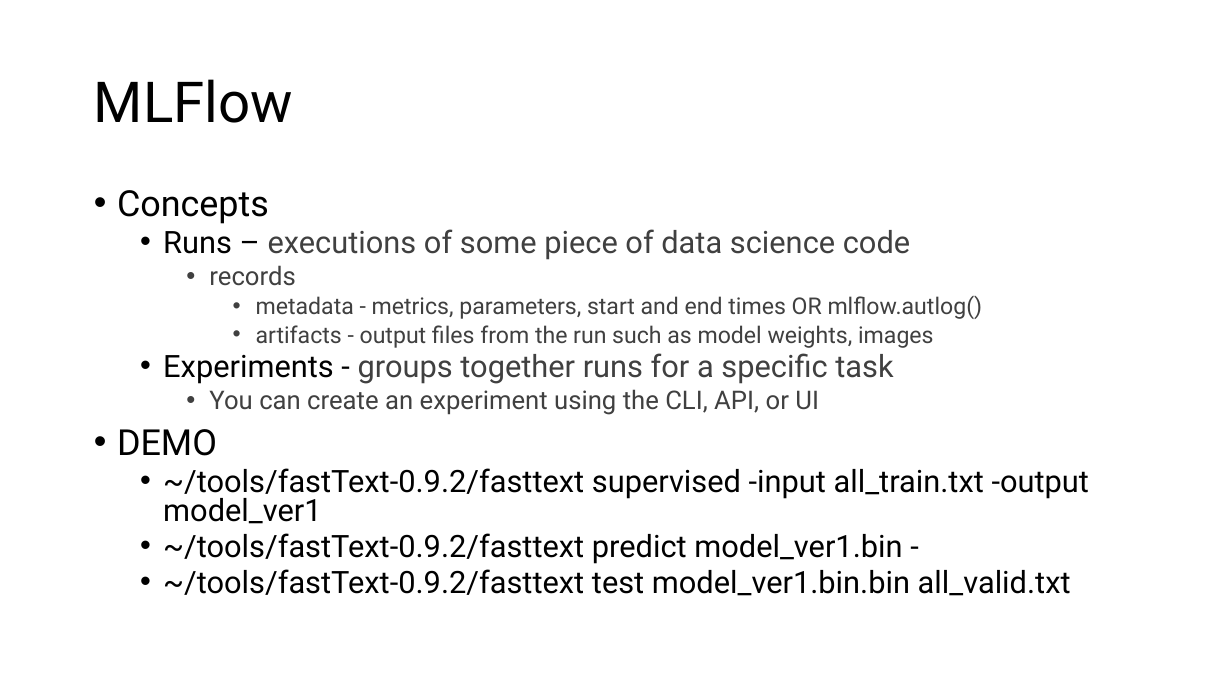
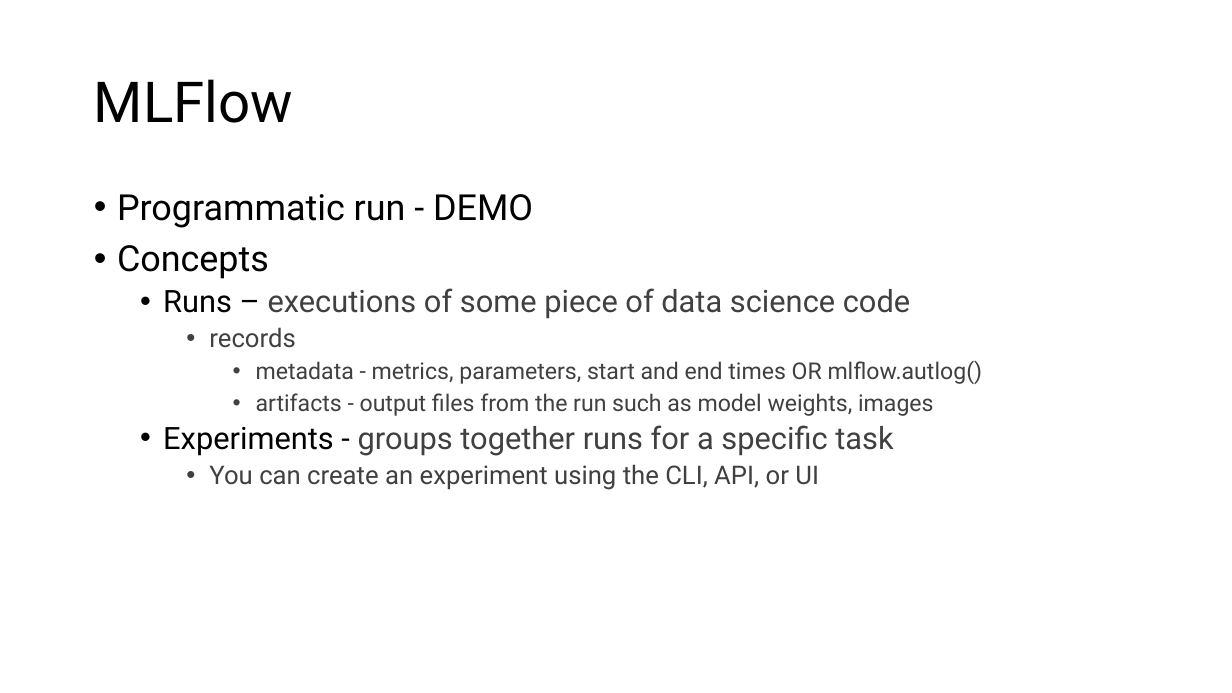
Before and after one commit to lingea-research/MLOps_Workshop, a slide deck: slide 12 of presentation/MLOps-Why-and-How.pptx (slide 11 before the commit). Drawn at 1232x693 pixels with LibreOffice and Linux fonts; fonts in the diff are those of the drawing. Boxes give left, top, right and bottom in pixels: in the first picture for what was removed or moved away, otherwise in the second. Text is boxed around its words. In the diff, an @@ line names an element or a change of style, - is before the commit and + after.

```diff
--- a/presentation/MLOps-Why-and-How.pptx
+++ b/presentation/MLOps-Why-and-How.pptx
@@ text at [117,194,533,228]: paragraph added @@
+• Programmatic run - DEMO
@@ text at [117,245,983,490]: line spacing 0.8 to 0.9 @@
@@ text at [117,429,1089,596]: paragraphs removed @@
-• DEMO
-  • ~/tools/fastText-0.9.2/fasttext supervised -input all_train.txt -output model_ver1
-  • ~/tools/fastText-0.9.2/fasttext predict model_ver1.bin -
-  • ~/tools/fastText-0.9.2/fasttext test model_ver1.bin.bin all_valid.txt
```
Also in this commit, not shown: 6 other slides changed, 2 slides added, 7 other files.
